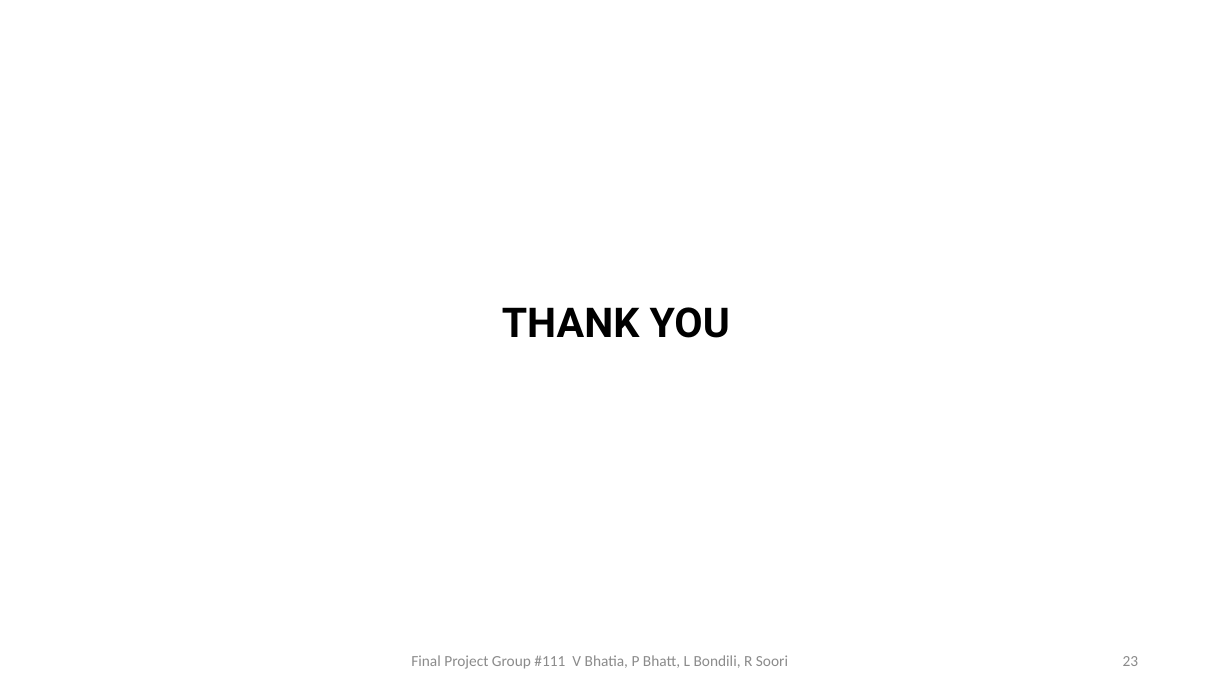
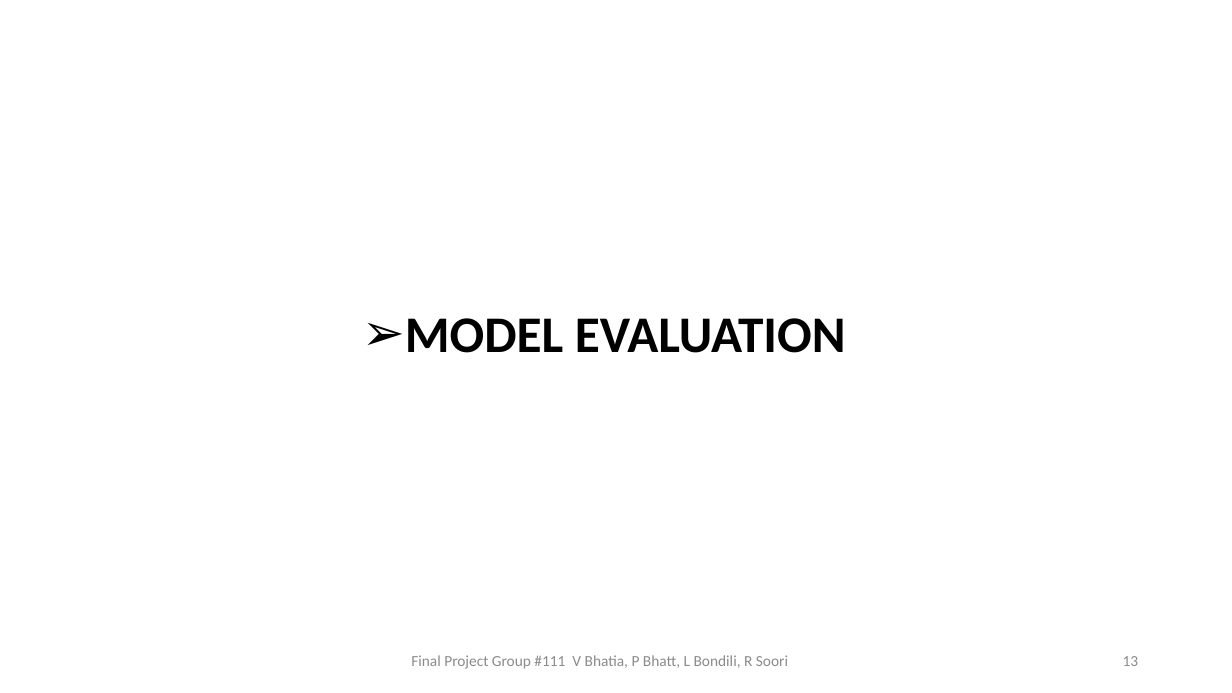
Before and after one commit to bhatiavr/cs109b-final-project-111, a slide deck: slide 13 of docs/Forecasting COVID-19 Cases Using SARS-Cov-2 Titers in Wastewater.pptx (slide 23 before the commit). Drawn at 1232x693 pixels with LibreOffice and Linux fonts; fonts in the diff are those of the drawing. Boxes give left, top, right and bottom in pixels: in the first picture for what was removed or moved away, otherwise in the second. Text is boxed around its words. In the diff, an @@ line names an element or a change of style, - is before the commit and + after.

```diff
--- a/docs/Forecasting COVID-19 Cases Using SARS-Cov-2 Titers in Wastewater.pptx
+++ b/docs/Forecasting COVID-19 Cases Using SARS-Cov-2 Titers in Wastewater.pptx
@@ text added at box(405, 318, 846, 353), 40 pt, text #000000, bold @@
+➢ MODEL EVALUATION
@@ text removed at box(502, 307, 730, 338) @@
-THANK YOU
@@ page number at box(1123, 656, 1139, 666): text changed @@
-23
+13
```
Also in this commit, not shown: 9 other slides changed, 11 slides added, 3 slides removed, 1 other file.
